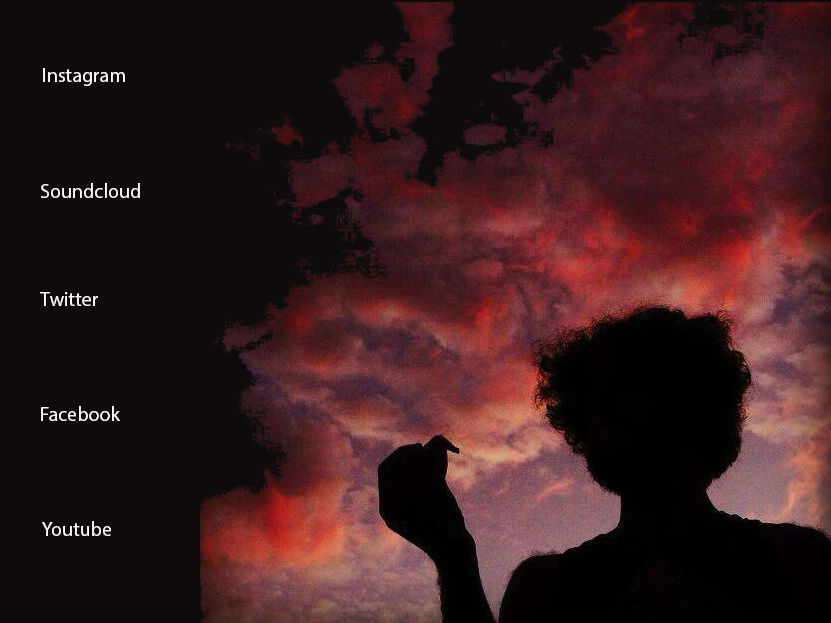
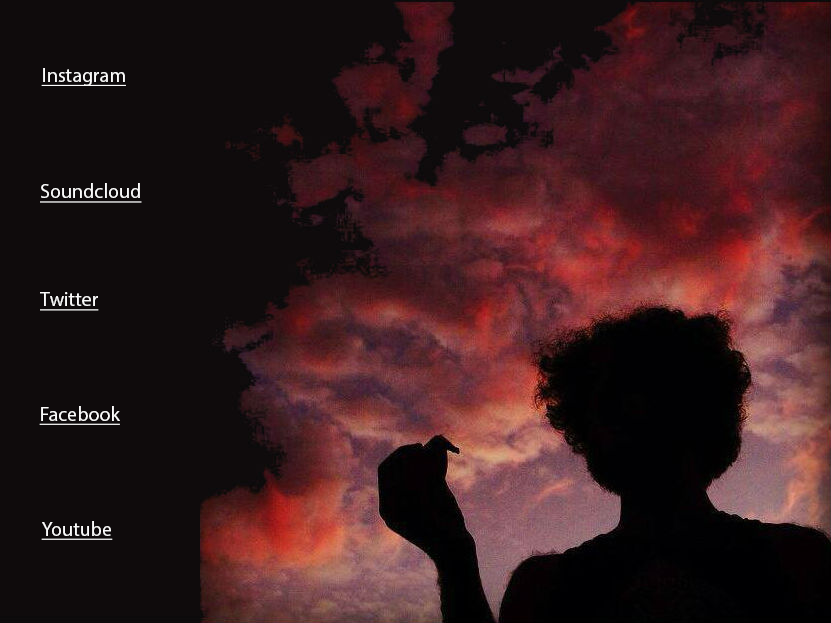
The second 831 x 623 image is a revision of the first. Changes to its layers:
painted on "Youtube" over (41, 538, 113, 540)
painted on "Facebook" over (39, 423, 120, 425)
painted on "Twitter" over (40, 309, 99, 311)
painted on "Soundcloud" over (40, 201, 142, 203)
painted on "Instagram" over (41, 84, 126, 86)
